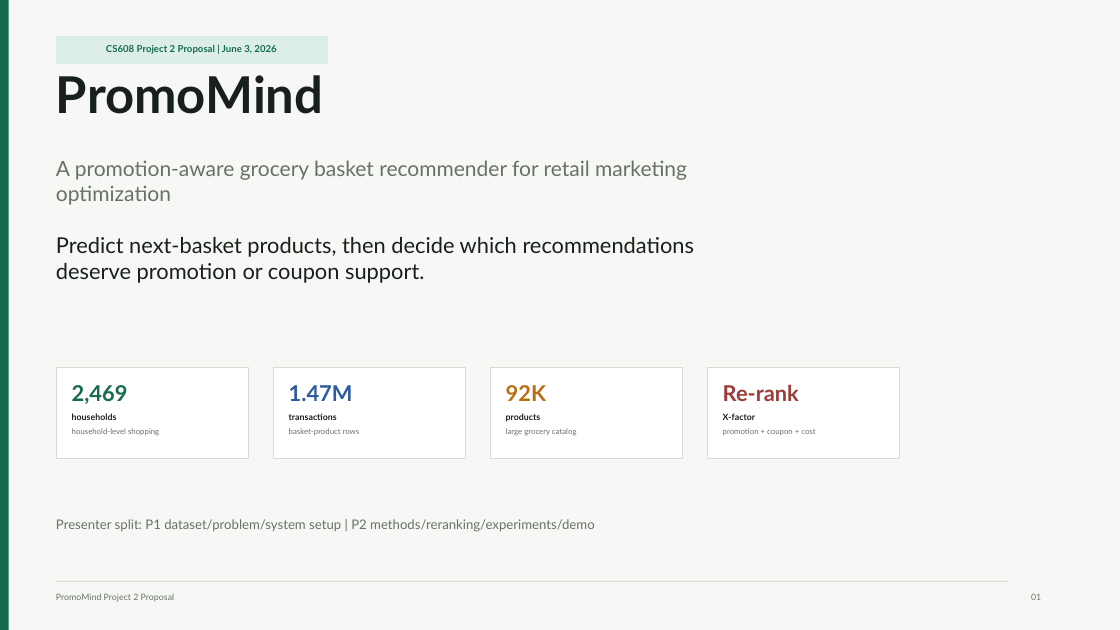
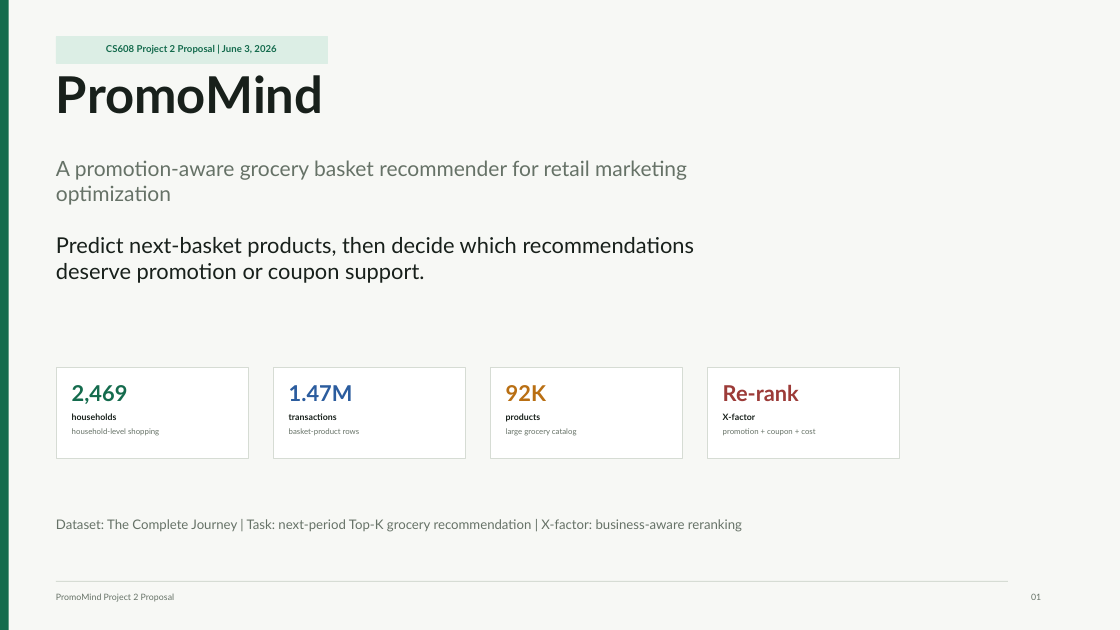
Before and after one commit to ZoRan-Wang/PromoMind-public-backup-20260624, a slide deck: slide 1 of deliverables/proposal_2026_06_03/PromoMind_proposal_slides_en.pptx. Drawn at 1120x630 pixels with LibreOffice and Linux fonts; fonts in the diff are those of the drawing. Boxes give left, top, right and bottom in pixels: in the first picture for what was removed or moved away, otherwise in the second. Text is boxed around its words. In the diff, an @@ line names an element or a change of style, - is before the commit and + after.

```diff
--- a/deliverables/proposal_2026_06_03/PromoMind_proposal_slides_en.pptx
+++ b/deliverables/proposal_2026_06_03/PromoMind_proposal_slides_en.pptx
@@ text at <box>56,519,742,532</box>: text changed @@
-Presenter split: P1 dataset/problem/system setup | P2 methods/reranking/experiments/demo
+Dataset: The Complete Journey | Task: next-period Top-K grocery recommendation | X-factor: business-aware reranking
```
Also in this commit, not shown: 1 slide added, 1 slide removed, 2 other files.
